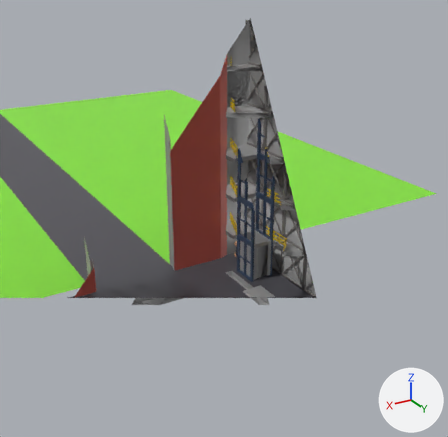
Renders of the FBX model assets/models/platform/base.fbx from each side of a commit.
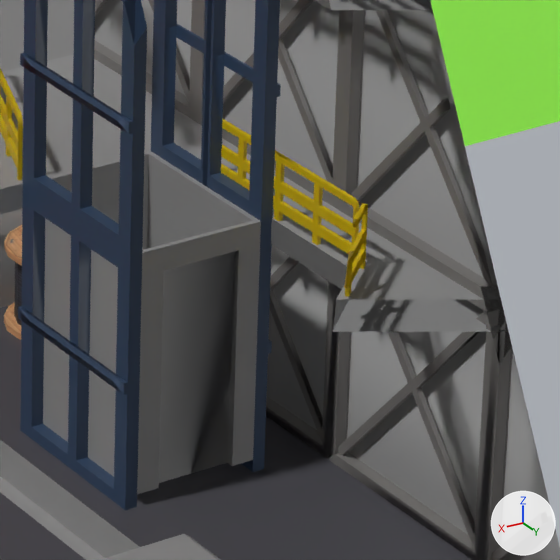
There are two pictures of each version: one from a camera (50 mm lens) standing at (51.8, 96.7, 74.9) and looking at (-21.2, -25.0, 14.0), one close up on the part from 52% to 70% of the width and 48% to 66% of the height. Arrows for +X, +Y and +Z are at lower right; the lights stay in place. The first two pictures are the older version. Everything nearer to the camera than a plane just in front of the edit is cut away. Vertices at exactly the same position are counted once.

Names of what the first close-up shows: 'Base', 'CableDrum', 'Elevator', 'ElevatorCage', 'Fence.004', 'Fence.005', 'Fence.006', 'Structure.012'.
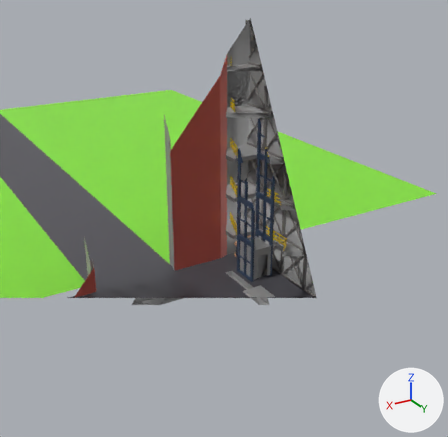
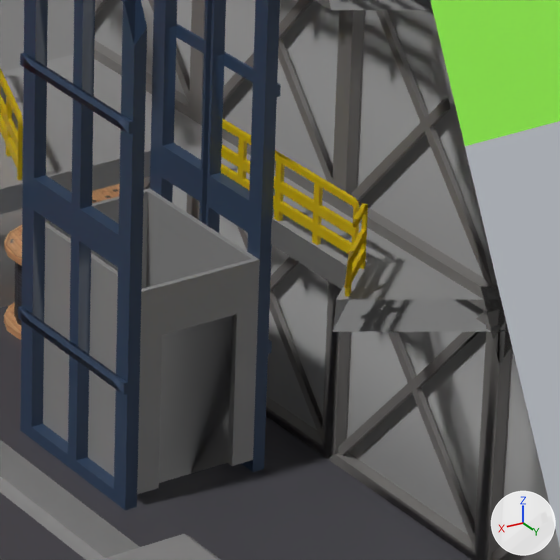
Changed parts and their boxes (x1, y1, x2, y2) in the close-ups (560 x 560 px):
'ElevatorCage', reshaped (11% shorter)
    before: (43, 151, 261, 494)
    after: (43, 188, 260, 494)

The edits, one by one:
me_cube_045 is used by ob_elevatorcage; location (0.0, 0.0, 0.0).
me_cube_045 had 24 vertices, 20 faces and spanned x -28.96..-23.96, y -22.43..-15.43, z 0.5..10.0.
me_cube_045 now has 24 vertices, 20 faces and spans x -28.96..-23.96, y -22.43..-15.43, z 0.5..8.5.
me_cube_045 part 1: all 12 vertices in x -28.96..-23.96, y -22.43..-15.43, z 9.09..10.0 are scaled about their middle by (1, 1, 2.1), then moved by (0.0, 0.0, -2.0).
